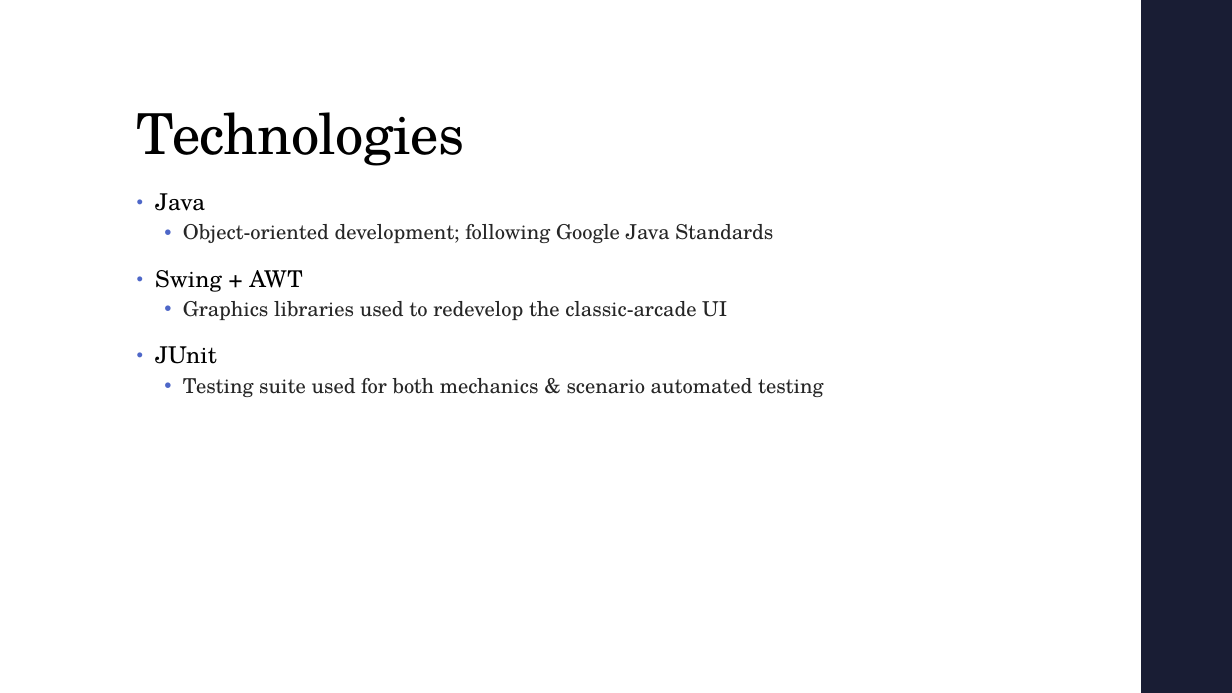
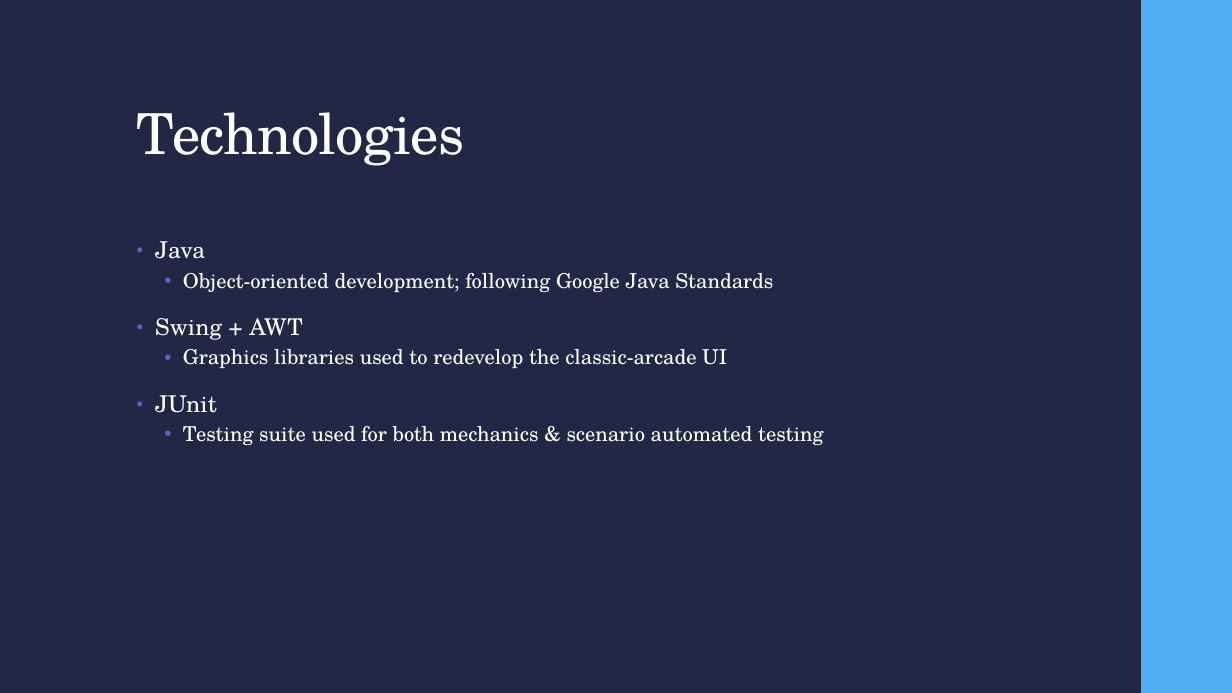
Before and after one commit to prajvinjalan/Namcap, a slide deck: slide 5 of Doc/FinalPresentation/NamcapFinalPresentation.pptx. Drawn at 1232x693 pixels with LibreOffice and Linux fonts; fonts in the diff are those of the drawing. Boxes give left, top, right and bottom in pixels: in the first picture for what was removed or moved away, otherwise in the second. Text is boxed around its words. In the diff, an @@ line names an element or a change of style, - is before the commit and + after.

Commit message:
Background Color Alteration to Presentation

```diff
--- a/Doc/FinalPresentation/NamcapFinalPresentation.pptx
+++ b/Doc/FinalPresentation/NamcapFinalPresentation.pptx
@@ background #FFFFFF to #212745 @@
@@ rectangle at <box>1141,0,1232,693</box>: fill #191D34 to #4FADF3 @@
@@ title "Technologies" at <box>137,112,464,166</box>: text colour #000000 to #FFFFFF @@
@@ text "Java" at <box>155,241,823,445</box>: text colour #000000 to #FFFFFF in "Java", "Swing + AWT", "JUnit"; text colour #262626 to #FFFFFF @@
```
Also in this commit, not shown: 8 other slides changed.
